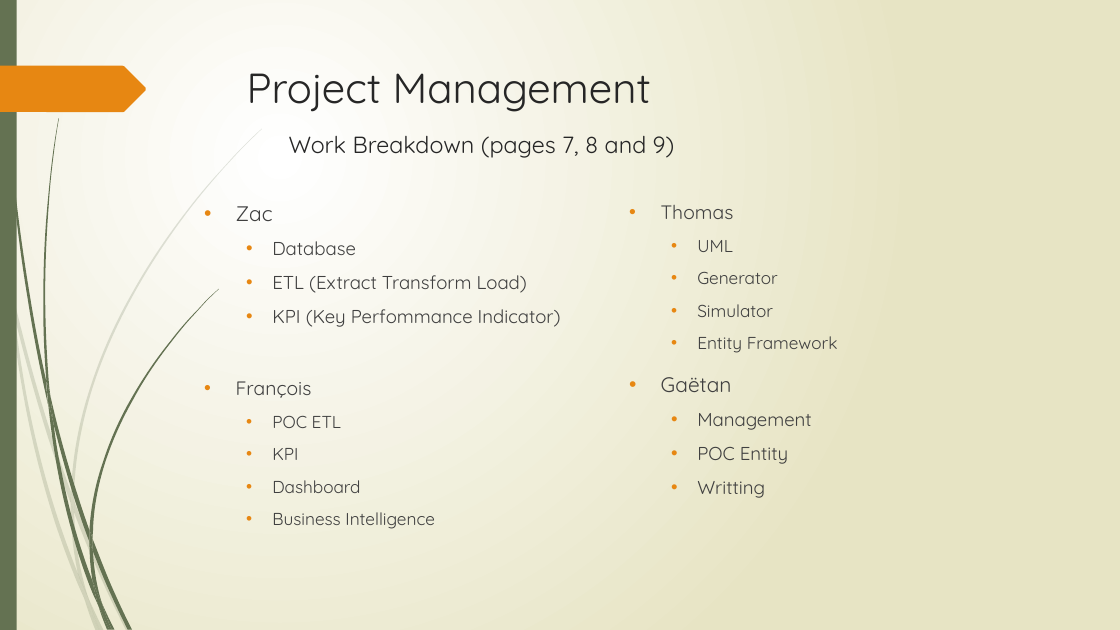
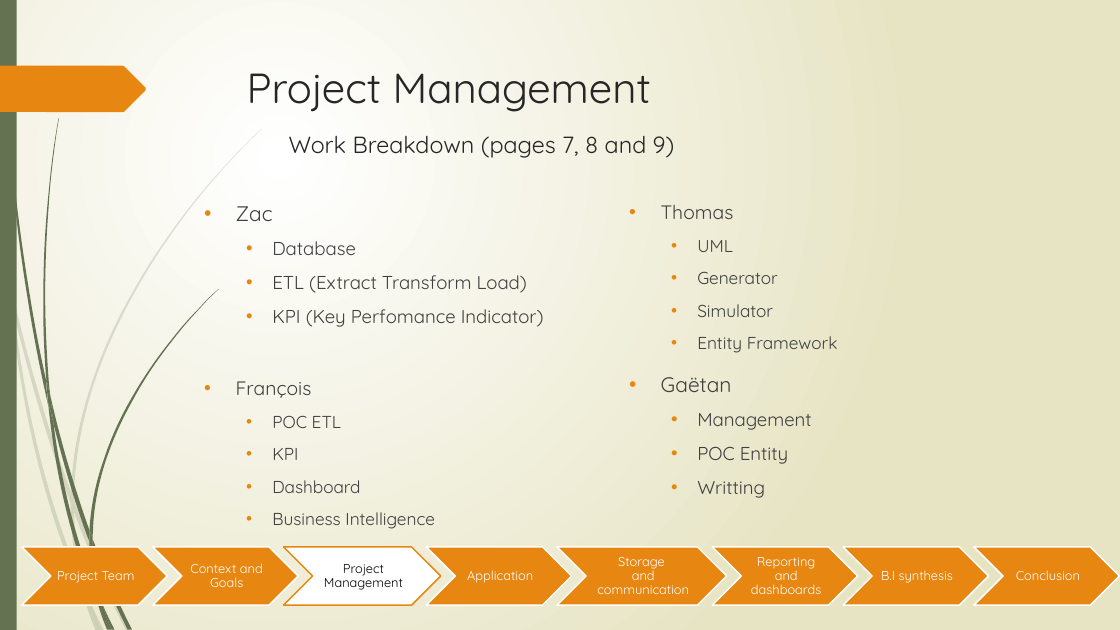
Before and after one commit to Gaetan90/ProjetBI, a slide deck: slide 5 of Projet BI.pptx. Drawn at 1120x630 pixels with LibreOffice and Linux fonts; fonts in the diff are those of the drawing. Boxes give left, top, right and bottom in pixels: in the first picture for what was removed or moved away, otherwise in the second. Text is boxed around its words. In the diff, an @@ line names an element or a change of style, - is before the commit and + after.

```diff
--- a/Projet BI.pptx
+++ b/Projet BI.pptx
@@ text at (272, 309, 544, 327): text changed @@
-  • KPI (Key Perfommance Indicator)
+  • KPI (Key Perfomance Indicator)
@@ group added at (22, 547, 1119, 605): 8 chevrons, 8 texts @@
+Project Team
+Context and Goals
+Project Management
+Application
+Storage
+and communication
+Reporting and dashboards
+B.I synthesis
+Conclusion
```
Also in this commit, not shown: 4 other slides changed, 10 slides added, 4 slides removed.
